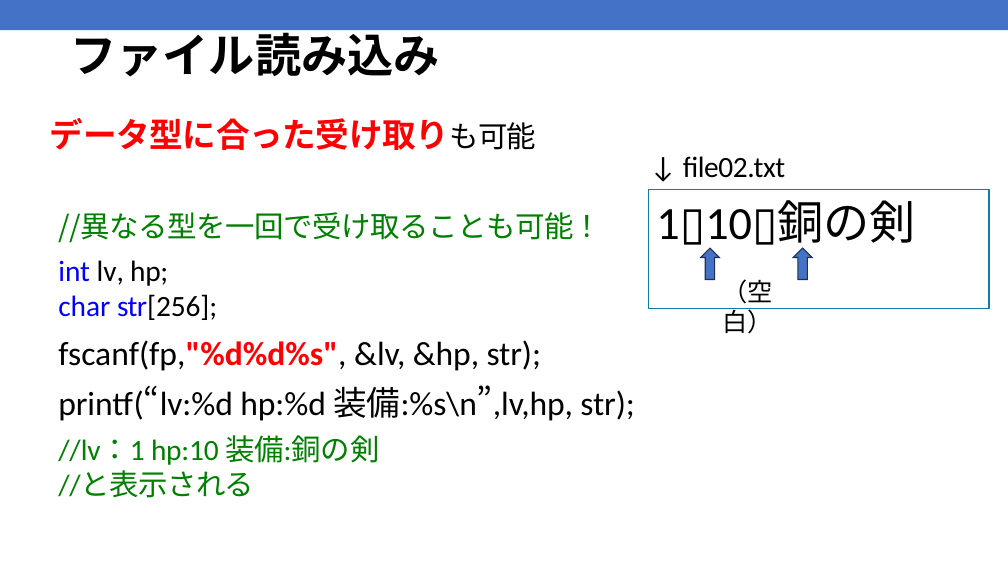
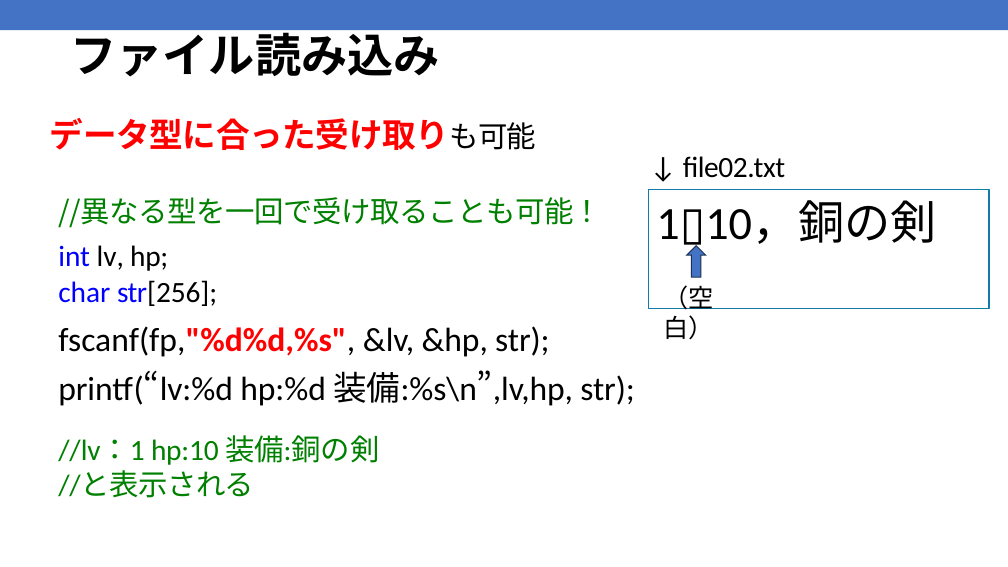
Before and after one commit to kic-murata/cpp2025, a slide deck: slide 15 of 授業資料/授業資料：ファイル処理.pptx. Drawn at 1008x567 pixels with LibreOffice and Linux fonts; fonts in the diff are those of the drawing. Boxes give left, top, right and bottom in pixels: in the first picture for what was removed or moved away, otherwise in the second. Text is boxed around its words. In the diff, an @@ line names an element or a change of style, - is before the commit and + after.

```diff
--- a/授業資料/授業資料：ファイル処理.pptx
+++ b/授業資料/授業資料：ファイル処理.pptx
@@ text "//異なる型を一回で受け取ることも可能！": place and size @@
-text "//異なる型を一回で受け取ることも可能！" at (58, 212, 634, 421)
+text "//異なる型を一回で受け取ることも可能！" at (58, 197, 634, 406)
@@ text in rectangle at (656, 200, 936, 250): text changed @@
-1▯10▯銅の剣
+1▯10，銅の剣
@@ down arrow: place and size @@
-down arrow at (701, 248, 720, 280)
+down arrow at (687, 246, 706, 278)
@@ down arrow removed at (793, 248, 812, 280) @@
@@ text "（空白）": place and size @@
-text "（空白）" at (722, 279, 772, 334)
+text "（空白）" at (664, 285, 714, 340)
@@ text at (58, 326, 549, 357): text changed @@
-fscanf(fp,"%d%d%s", &lv, &hp, str);
+fscanf(fp,"%d%d,%s", &lv, &hp, str);
```
Also in this commit, not shown: 5 other slides changed, 2 other files.
